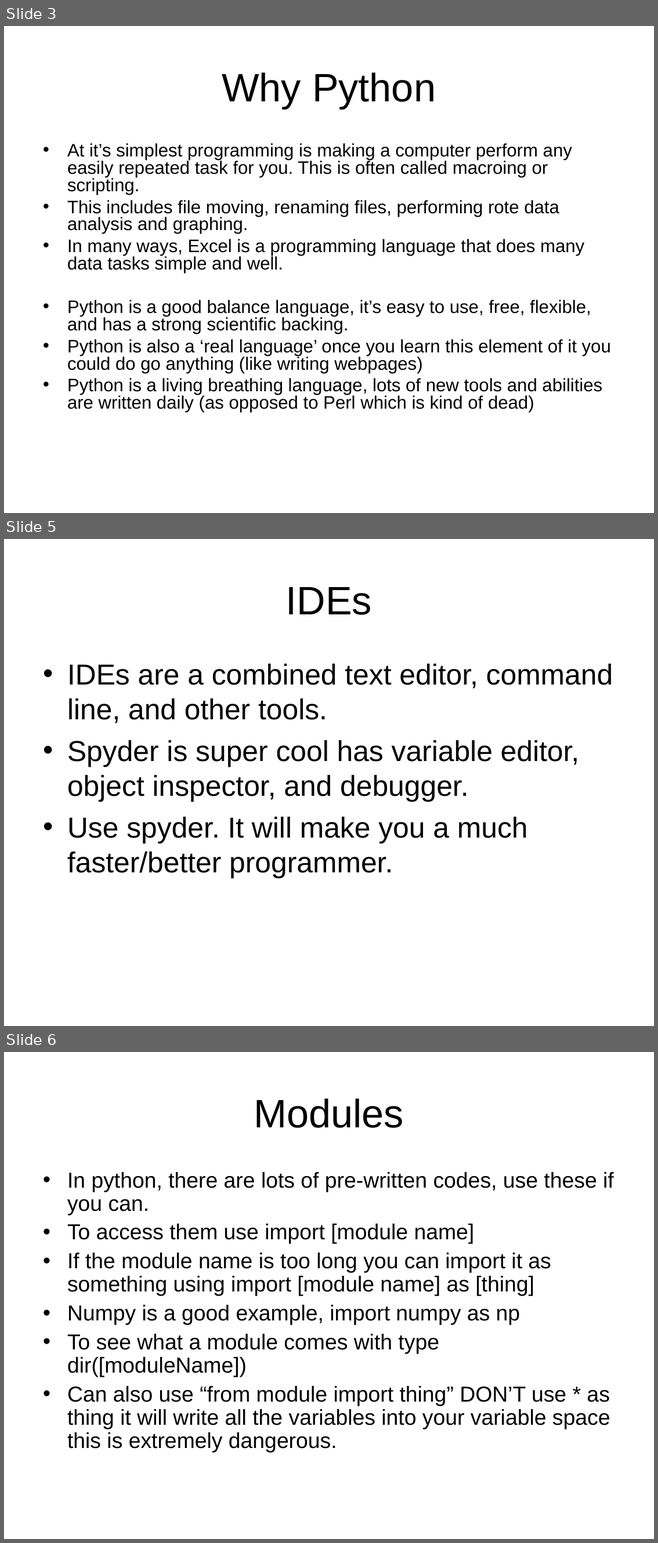
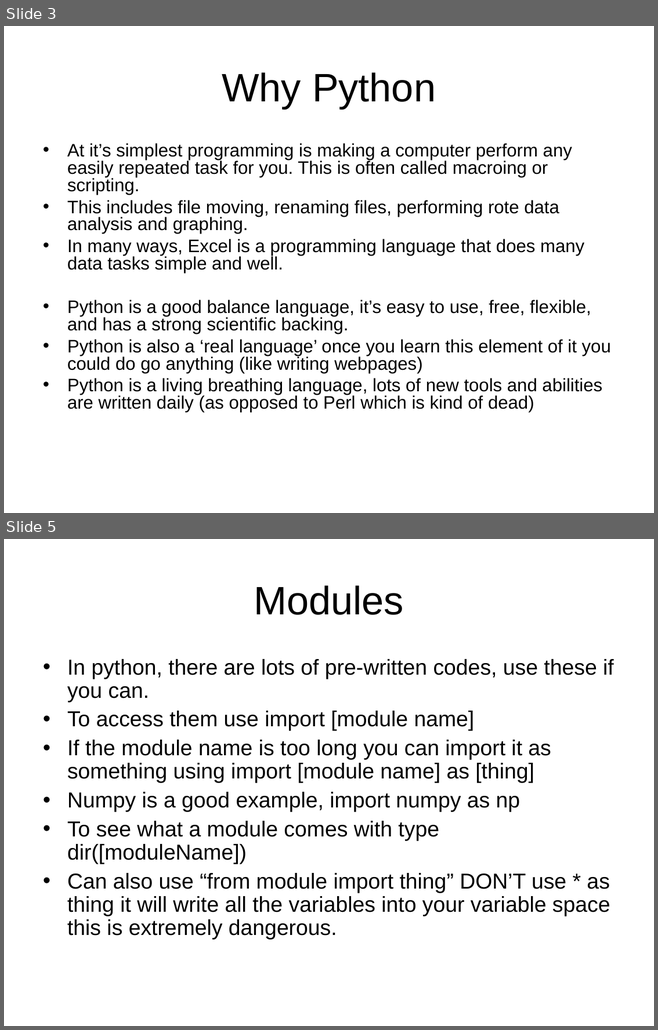
Before and after one commit to cdcox/PythonClassScripts, a slide deck: LectureForMeeting1.ppt. Shown one above the other, each under a label of ours: slides 3, 5 and 6 before the commit, slides 3 and 5 after it; the slides between them are not shown. The pictures are 658x1543 and 658x1030 pixels, drawn with LibreOffice and Linux fonts; fonts in the diff are those of the drawing. Boxes give left, top, right and bottom in pixels: in the first picture for what was removed or moved away, otherwise in the second. Text is boxed around its words. In the diff, an @@ line names an element or a change of style, - is before the commit and + after.

```diff
--- a/LectureForMeeting1.ppt
+++ b/LectureForMeeting1.ppt
@@ slide 5 removed at <box>4,539,654,1026</box>, background #FFFFFF @@
@@ title removed at <box>286,587,372,615</box> @@
-IDEs
@@ text removed at <box>67,664,613,878</box> @@
-• IDEs are a combined text editor, command line, and other tools.
-• Spyder is super cool has variable editor, object inspector, and debugger.
-• Use spyder. It will make you a much faster/better programmer.
@@ what was slide 6 is now slide 5 @@
```
Also in this commit, not shown: 1 slide changed.
